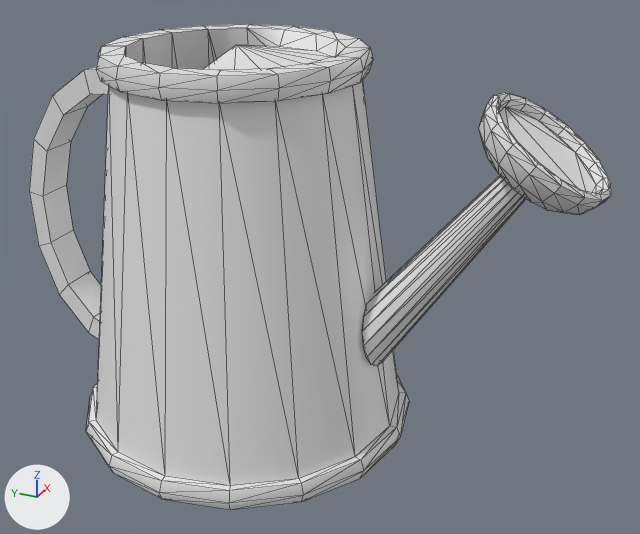
The FBX model Assets/Models/3D Props/Watering Can.fbx: old version first, new version second.
Both versions are drawn from a camera (50 mm lens) standing at (-0.235, -0.554, 0.694) and looking at (0.711, -0.128, 0.221). The lights are fixed; the arrows at lower left show +X, +Y and +Z. Mesh edges are drawn as thin lines. Where no turn or scale is listed for an object, it has been applied to the vertices. Vertices at the same position are counted once.

In view in the first picture: 'Nozzle', 'Watercan Body', 'handle'.
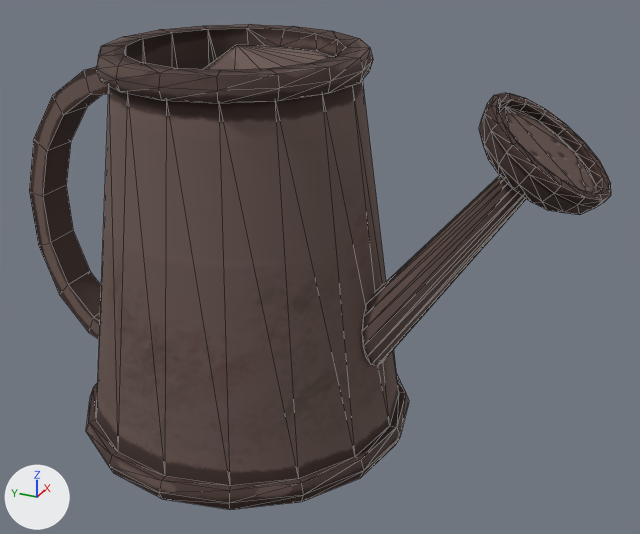
Pixel boxes (x1, y1, x2, y2) of what changed, in the pictures (640 x 534 px):
'Nozzle', recoloured, surface changed: (362, 93, 611, 366) in both
'handle', recoloured (grey to brown): (29, 67, 109, 339) in both
part 1 of me_mesh_002, recoloured (grey to brown): (86, 24, 409, 510) in both

The edits, one by one:
Picture 'WateringCan1 Texture.PNG' (img_wateringcan1_texture_png) is new.
Picture 'WateringCan2 Texture.PNG' (img_wateringcan2_texture_png) is new.
Picture 'WateringCan3 Texture.PNG' (img_wateringcan3_texture_png) is new.
Material 'Material #5' (mat_material__5) is new.
Its texture is img_wateringcan1_texture_png (with its transparency).
Its metallic is 0.25.
Its roughness is 1.0.
Material 'Material #6' (mat_material__6) is new.
Its texture is img_wateringcan2_texture_png (with its transparency).
Its metallic is 0.25.
Its roughness is 1.0.
Material 'Material #7' (mat_material__7) is new.
Its texture is img_wateringcan3_texture_png (with its transparency).
Its metallic is 0.18.
Its roughness is 1.0.
me_mesh has 36 vertices, 34 faces and spans x 0.0..0.051, y -0.006..0.174, z -0.2..0.219.
me_mesh now uses material mat_material__7 (picture img_wateringcan3_texture_png).
me_mesh_002 has 182 vertices, 360 faces and spans x -0.227..0.227, y -0.227..0.227, z 0.0..0.51.
me_mesh_002 is used by ob_watercan_body; location (0.702, -0.021, -0.015).
me_mesh_002 part 1: 360 faces spanning x -0.227..0.227, y -0.227..0.227, z 0.0..0.51 switch from no material to mat_material__6 (picture img_wateringcan2_texture_png).
me_mesh_001 has 144 vertices, 284 faces and spans x 0.101..0.265, y 0.066..0.334, z -0.225..0.135.
me_mesh_001 is used by ob_nozzle; location (0.519, -0.537, 0.331).
me_mesh_001 part 2: texture (UV) coordinates of 284 of 284 faces, centred in x 0.103..0.263, y 0.069..0.333, z -0.219..0.133, changed; they spanned u 0.0..1.0, v 0.38..0.88 and now span u 0.02..0.98, v 0.06..0.98.
me_mesh_001 now uses material mat_material__5 (picture img_wateringcan1_texture_png).
